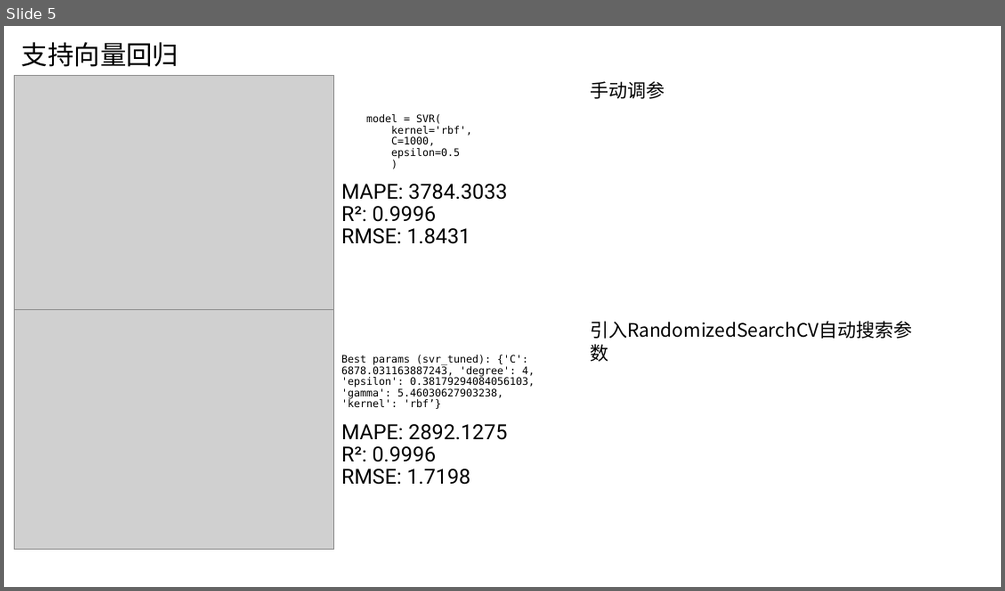
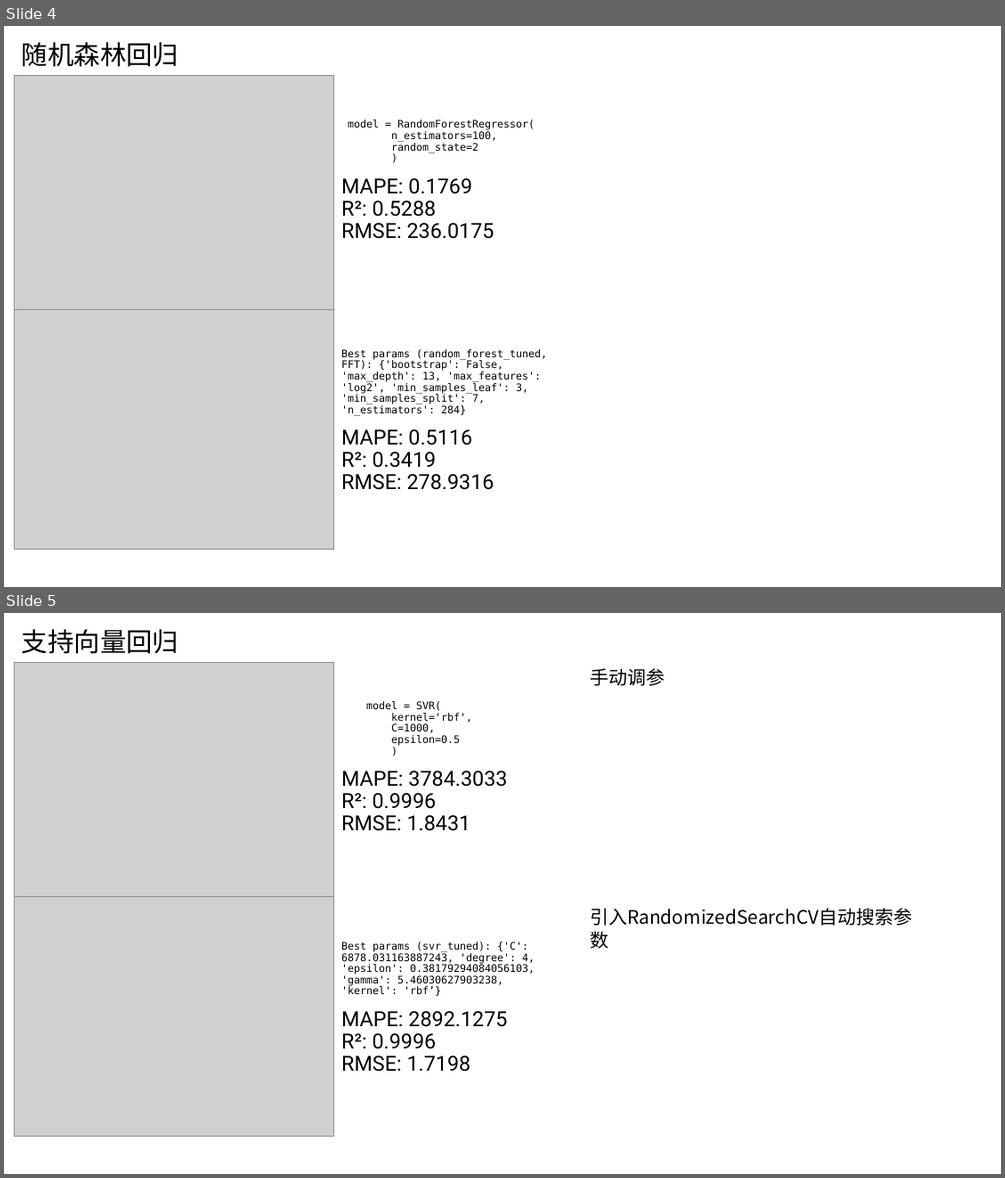
Before and after one commit to AE-26710/Time-Prediction, a slide deck: R5.pptx. Shown one above the other, each under a label of ours: slide 5 before the commit, slides 4 and 5 after it. The pictures are 1005x591 and 1005x1178 pixels, drawn with LibreOffice and Linux fonts; fonts in the diff are those of the drawing; grey boxes stand for pictures. Boxes give left, top, right and bottom in pixels: in the first picture for what was removed or moved away, otherwise in the second. Text is boxed around its words. In the diff, an @@ line names an element or a change of style, - is before the commit and + after.

```diff
--- a/R5.pptx
+++ b/R5.pptx
@@ slide 4 added at [4,26,1001,587], background #FFFFFF @@
@@ title added at [22,42,178,67], 25.2 pt, text #000000 @@
+随机森林回归
@@ picture added at [15,75,334,315] @@
@@ text added at [341,119,534,239], 10 pt, text #000000 @@
+model = RandomForestRegressor(
+n_estimators=100,
+random_state=2
+)
+MAPE: 0.1769
+R²: 0.5288
+RMSE: 236.0175
@@ picture added at [15,309,334,549] @@
@@ text added at [341,349,547,490], 10 pt, text #000000 @@
+Best params (random_forest_tuned, FFT): {'bootstrap': False, 'max_depth': 13, 'max_features': 'log2', 'min_samples_leaf': 3, 'min_samples_split': 7, 'n_estimators': 284}
+MAPE: 0.5116
+R²: 0.3419
+RMSE: 278.9316
```
Also in this commit, not shown: 9 slides changed, 6 other slides added, 12 other files.
